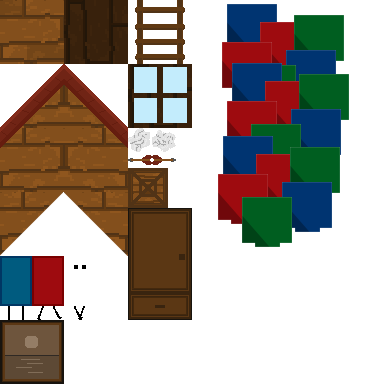
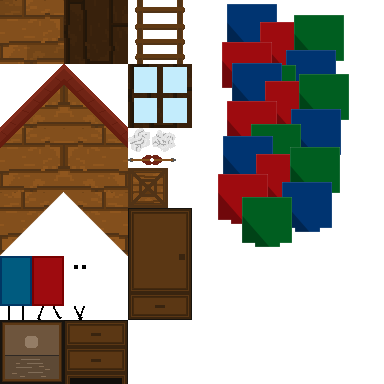
Revision of a layered 384x384 image; what changed, layer by layer:
added group "Closet" (1st of 2) with 2 layers above "Image" over left=64, top=320, right=128, bottom=384
added layer "Layer 17 copy" in group "Closet" over left=64, top=320, right=128, bottom=384
painted on "Layer 16" over left=12, top=363, right=50, bottom=377
